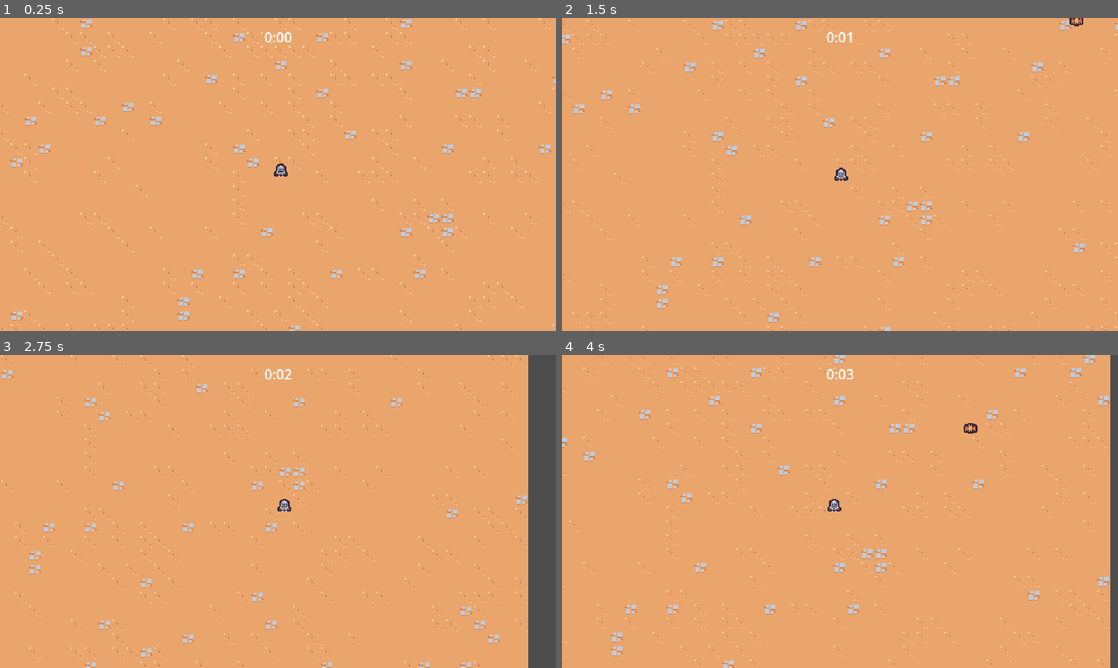
Above: before the commit, frames 1-4 (two rows, left to right).
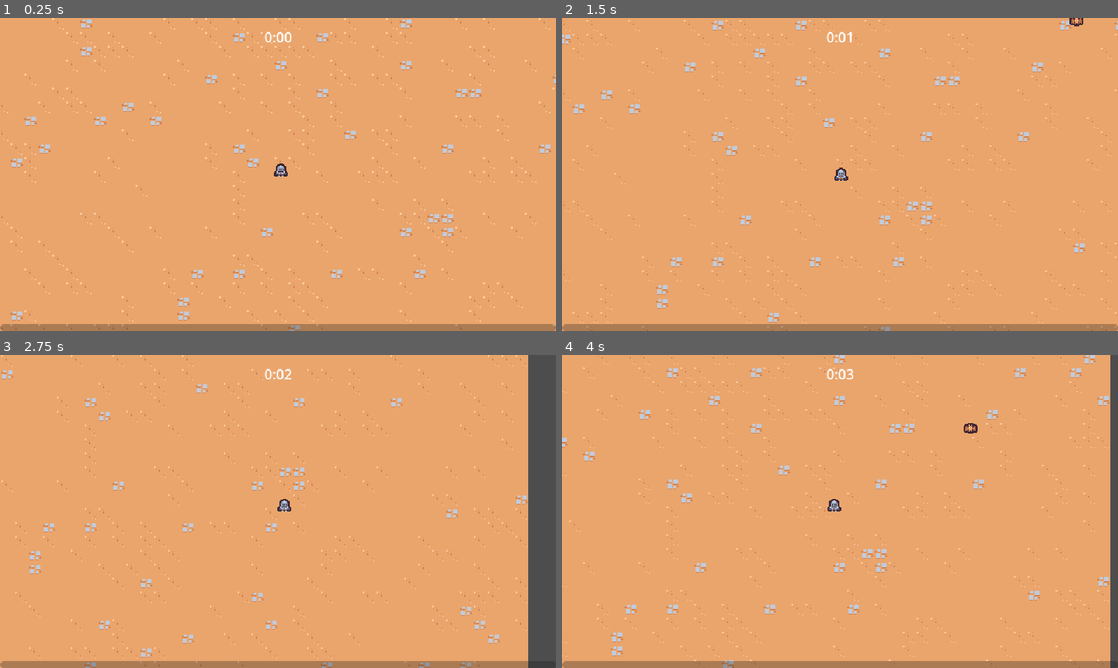
Above: after the commit, the same moments.

Repository: Osama-cs/GameDevPractise
Game: Godot game, scene res://scenes/main/main.tscn
Two runs of this game, one before a commit and one after it. Both use one fixed random seed, a clock stepped at 60 frames per second and the inputs below.
Inputs:
- Up to frame 1 (0.25 s): no input
- Up to frame 2 (1.5 s): hold D (move_right) 0.53-1.28 s; hold S (move_down) from 1.28 s (still down)
- Up to frame 3 (2.75 s): release S (move_down) at 2.03 s; hold D (move_right) from 2.03 s (still down)
- Up to frame 4 (4 s): release D (move_right) at 2.78 s; hold W (move_up) 2.78-3.53 s; hold A (move_left) from 3.53 s (still down)

The runs differ from the first frame. In frame 1, 2.2% of the frame differs, in the area x 0-100%, y 97-100%; in frame 2, 2.2%; in frame 3, 2.1%; in frame 4, 2.2%.

Commit message:
Made the experience bar

Diff:
--- a/scenes/main/main.tscn
+++ b/scenes/main/main.tscn
@@ -6,12 +6,16 @@
 [ext_resource type="PackedScene" uid="uid://drsy3kbf1b53g" path="res://scenes/ui/arena_time_ui.tscn" id="1_kmv2a"]
 [ext_resource type="TileSet" uid="uid://b2ataupoqyh0l" path="res://resources/tileset.tres" id="1_q3652"]
 [ext_resource type="PackedScene" uid="uid://cckkoltiy25el" path="res://scenes/manager/arena_time_manager.tscn" id="2_574pi"]
+[ext_resource type="PackedScene" uid="uid://cdcr1ryhkwfg3" path="res://scenes/ui/experience_bar.tscn" id="2_jo21g"]
 [ext_resource type="PackedScene" uid="uid://c1j5dqltitcsy" path="res://scenes/manager/experience_manager.tscn" id="4_0avdw"]
 
 [node name="Main" type="Node"]
 
 [node name="ArenaTimeUI" parent="." node_paths=PackedStringArray("arena_time_manager") instance=ExtResource("1_kmv2a")]
 arena_time_manager = NodePath("../ArenaTimeManager")
+
+[node name="ExperienceBar" parent="." node_paths=PackedStringArray("experience_manager") instance=ExtResource("2_jo21g")]
+experience_manager = NodePath("../ExperienceManager")
 
 [node name="ArenaTimeManager" parent="." instance=ExtResource("2_574pi")]
 
--- a/scenes/manager/experience_manager.gd
+++ b/scenes/manager/experience_manager.gd
@@ -1,6 +1,12 @@
 extends Node
 
+signal experience_updated(current_experience: float, target_experience: float)
+
+const  TARGET_EXPERIENCE_GROWTH = 5
+
 var current_experience = 0
+var current_level = 1
+var target_experience = 5
 
 
 func _ready():
@@ -8,8 +14,14 @@
 
 
 func increment_experience(number: float):
-	current_experience += number
-	print(current_experience)
+	current_experience = min(current_experience + number, target_experience)
+	#This takes the minimum of these two values.
+	experience_updated.emit(current_experience, target_experience)
+	if current_experience == target_experience:
+		current_level += 1
+		target_experience += TARGET_EXPERIENCE_GROWTH
+		current_experience = 0
+		experience_updated.emit(current_experience, target_experience)
 
 
 func on_experience_vial_collected(number: float):
--- /dev/null
+++ b/scenes/ui/experience_bar.gd
@@ -0,0 +1,12 @@
+extends CanvasLayer
+
+@export var experience_manager: Node
+@onready var progress_bar = $MarginContainer/ProgressBar
+
+func _ready():
+	progress_bar.value = 0
+	experience_manager.experience_updated.connect(on_experience_updated)
+
+func on_experience_updated(current_experience: float, target_experience: float):
+	var percent = current_experience / target_experience
+	progress_bar.value = percent
--- /dev/null
+++ b/scenes/ui/experience_bar.tscn
@@ -0,0 +1,23 @@
+[gd_scene load_steps=2 format=3 uid="uid://cdcr1ryhkwfg3"]
+
+[ext_resource type="Script" path="res://scenes/ui/experience_bar.gd" id="1_i6ikq"]
+
+[node name="ExperienceBar" type="CanvasLayer"]
+script = ExtResource("1_i6ikq")
+
+[node name="MarginContainer" type="MarginContainer" parent="."]
+anchors_preset = 15
+anchor_right = 1.0
+anchor_bottom = 1.0
+grow_horizontal = 2
+grow_vertical = 2
+mouse_filter = 2
+
+[node name="ProgressBar" type="ProgressBar" parent="MarginContainer"]
+custom_minimum_size = Vector2(0, 8)
+layout_mode = 2
+size_flags_vertical = 8
+mouse_filter = 2
+max_value = 1.0
+value = 0.5
+show_percentage = false
Not shown: 1 places in scenes/main/main.tscn that only renumber resources
